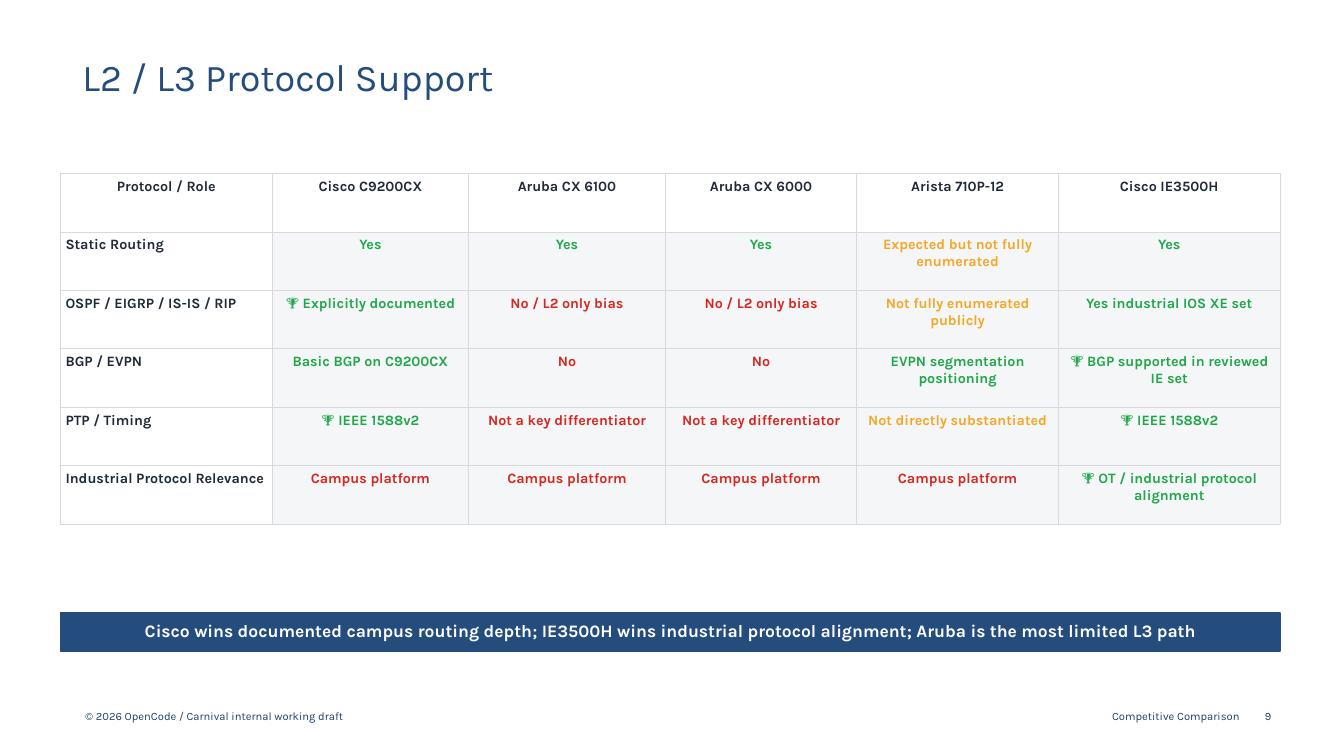
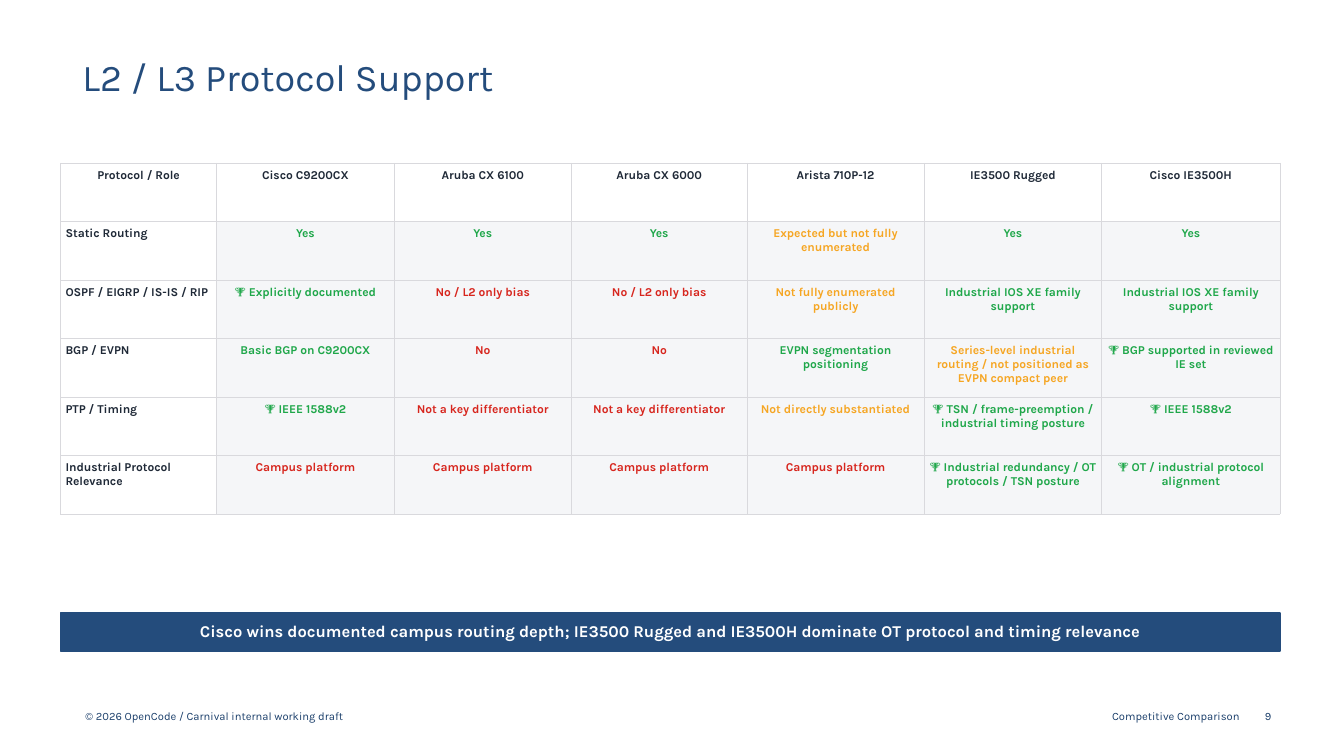
Before and after one commit to 91ped24-sketch/Comparaciones, a slide deck: slide 9 of expanded_master_c9200cx_competitive_comparison.pptx. Drawn at 1344x756 pixels with LibreOffice and Linux fonts; fonts in the diff are those of the drawing. Boxes give left, top, right and bottom in pixels: in the first picture for what was removed or moved away, otherwise in the second. Text is boxed around its words. In the diff, an @@ line names an element or a change of style, - is before the commit and + after.

Commit message:
Add IE3500 Rugged

```diff
--- a/expanded_master_c9200cx_competitive_comparison.pptx
+++ b/expanded_master_c9200cx_competitive_comparison.pptx
@@ table at <box>60,163,1280,492</box> @@
-column 6: Cisco IE3500H | Yes | Yes industrial IOS XE set | 🏆 BGP supported in reviewed IE set | 🏆 IEEE 1588v2 | 🏆 OT / industrial protocol alignment
+column 6: IE3500 Rugged | Yes | Industrial IOS XE family support | Series-level industrial routing / not positioned as EVPN compact peer | 🏆 TSN / frame-preemption / industrial timing posture | 🏆 Industrial redundancy / OT protocols / TSN posture
+column 7: Cisco IE3500H | Yes | Industrial IOS XE family support | 🏆 BGP supported in reviewed IE set | 🏆 IEEE 1588v2 | 🏆 OT / industrial protocol alignment
@@ table: place and size @@
-table at <box>60,173,1280,508</box>
+table at <box>60,163,1280,492</box>
@@ text at <box>200,625,1140,641</box>: text changed; size 12.5 to 11.8 pt @@
-Cisco wins documented campus routing depth; IE3500H wins industrial protocol alignment; Aruba is the most limited L3 path
+Cisco wins documented campus routing depth; IE3500 Rugged and IE3500H dominate OT protocol and timing relevance
```
Also in this commit, not shown: 13 other slides changed, 1 other file.
